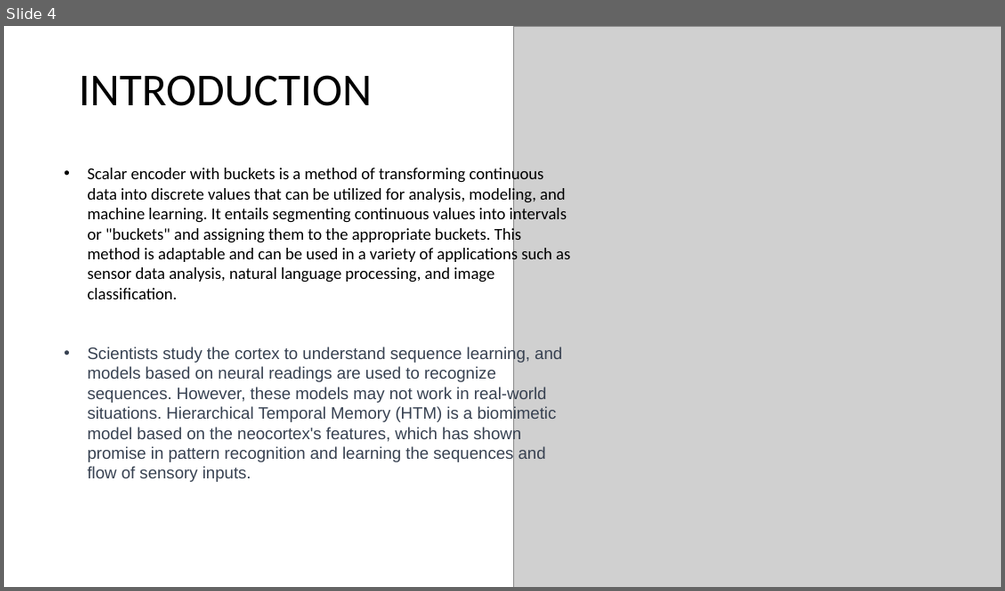
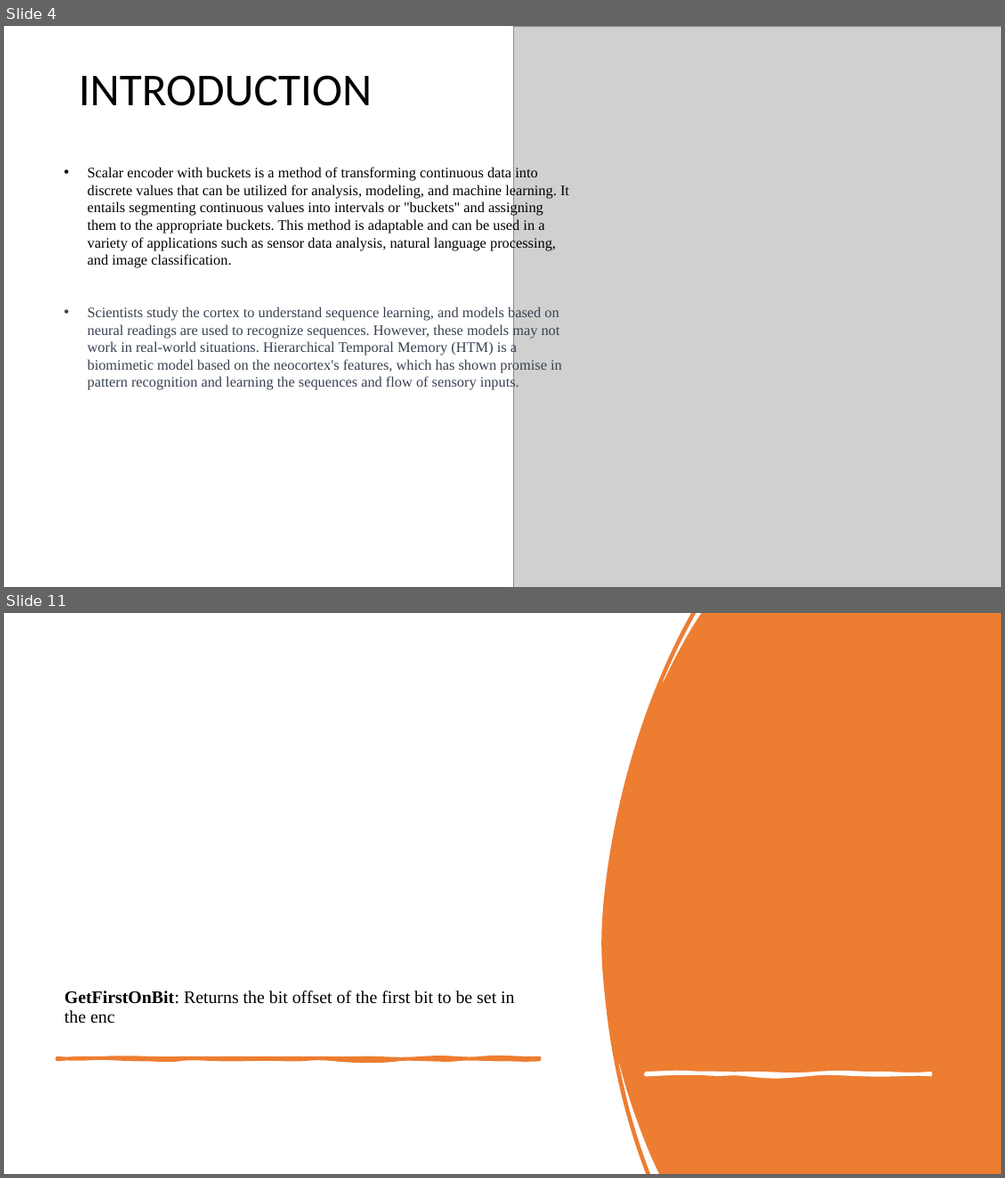
Before and after one commit to sahithkumar1999/neocortexapi, a slide deck: source/NeoCortexApi/Documents/Group Presentation[ScalarEncoder with Buckets].pptx. Shown one above the other, each under a label of ours: slide 4 before the commit, slides 4 and 11 after it; the slides between them are not shown. The pictures are 1005x591 and 1005x1178 pixels, drawn with LibreOffice and Linux fonts; fonts in the diff are those of the drawing; grey boxes stand for pictures. Boxes give left, top, right and bottom in pixels: in the first picture for what was removed or moved away, otherwise in the second. Text is boxed around its words. In the diff, an @@ line names an element or a change of style, - is before the commit and + after.

```diff
--- a/source/NeoCortexApi/Documents/Group Presentation[ScalarEncoder with Buckets].pptx
+++ b/source/NeoCortexApi/Documents/Group Presentation[ScalarEncoder with Buckets].pptx
@@ slide 11 added at [4, 613, 1001, 1174], background #FFFFFF @@
@@ freeform shape added at [601, 613, 1001, 1174], fill #ED7D31 @@
@@ title added at [65, 990, 514, 1023], 17 pt, text #000000 @@
+GetFirstOnBit: Returns the bit offset of the first bit to be set in the enc
@@ freeform shape added at [57, 1058, 540, 1060], fill #ED7D31, outline #ED7D31 3.25 pt @@
@@ freeform shape added at [647, 1073, 931, 1074], fill #FFFFFF, outline #FFFFFF 3.25 pt @@
@@ slide 4 changed as well @@
@@ text "Scalar encoder with buckets is ..." at [88, 167, 569, 390]: size 16 to 14 pt; font Calibri to Times New Roman in "Scalar encoder with buckets is a method ..."; font Arial to Times New Roman in "Scientists study the cortex to understand sequence ..." @@
```
Also in this commit, not shown: 3 other slides changed, 6 other slides added, 3 slides removed, 1 other file.
